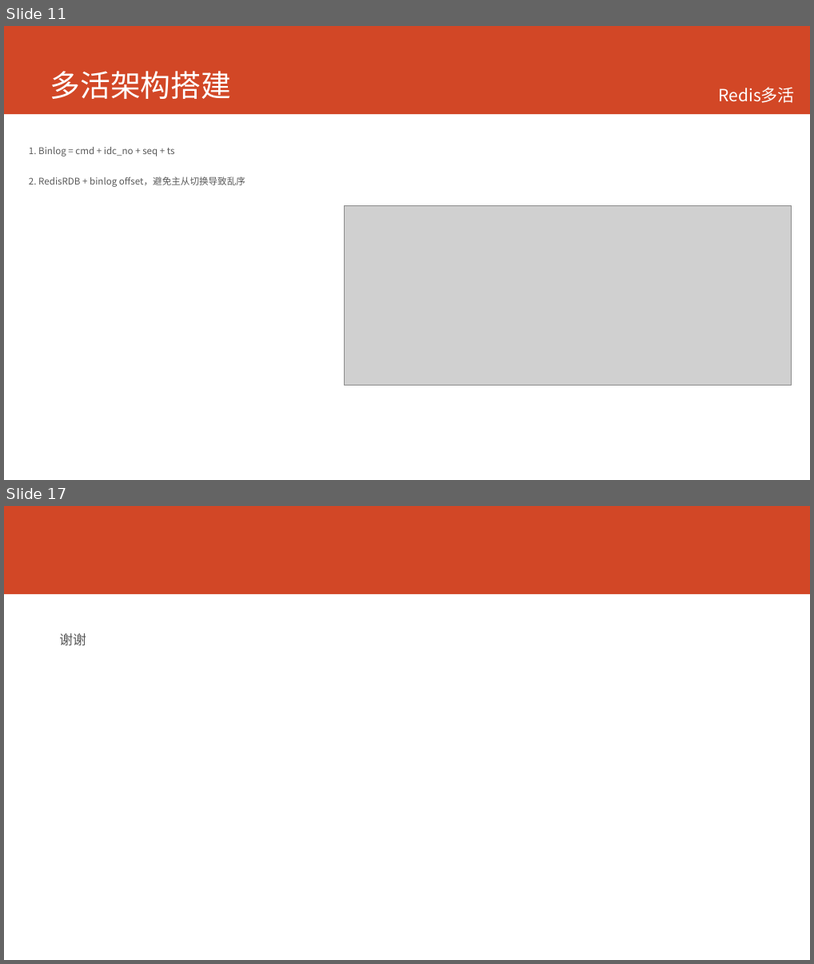
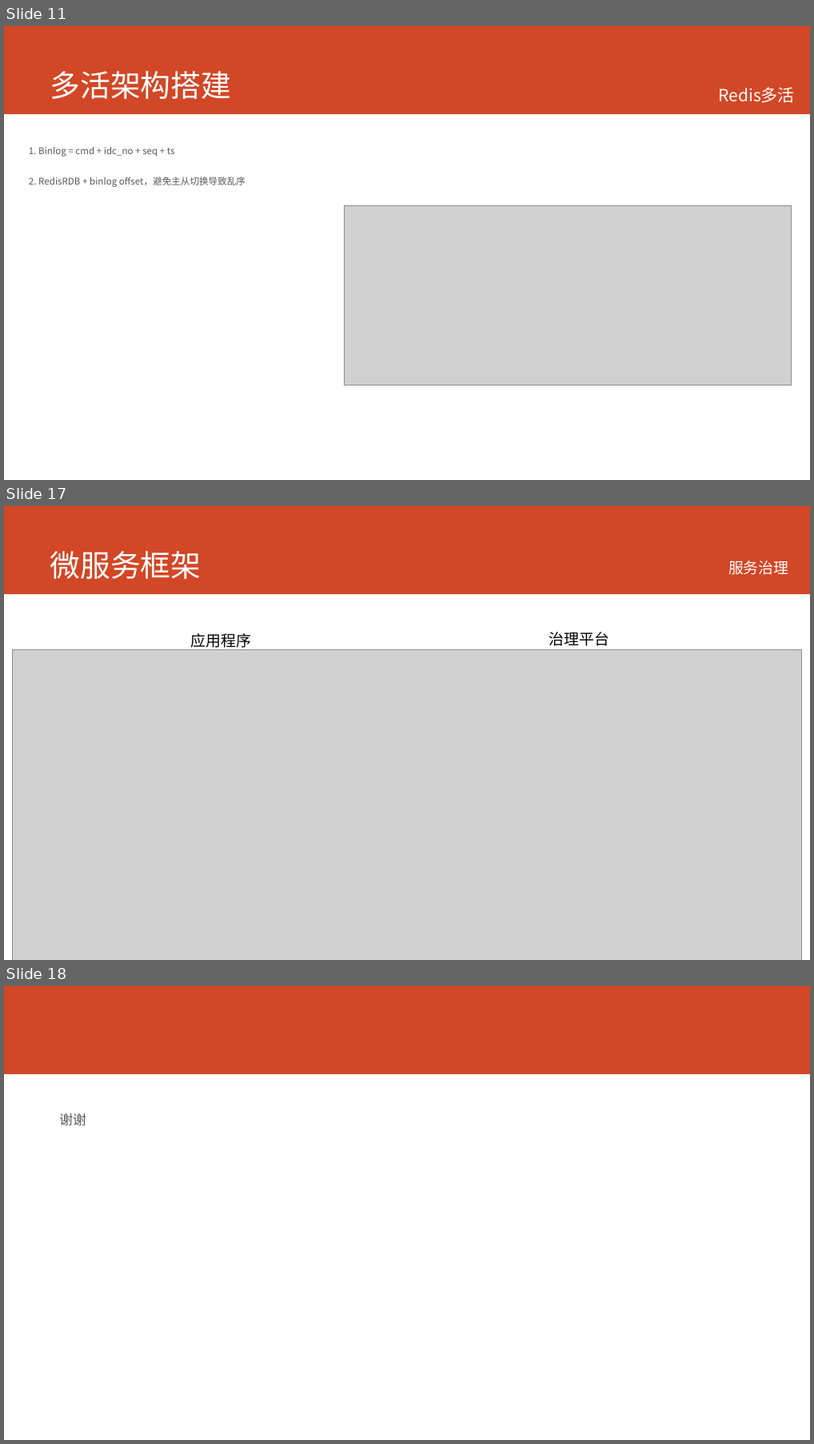
Before and after one commit to printfcoder/printfcoder, a slide deck: job/me/个人介绍.pptx. Shown one above the other, each under a label of ours: slides 11 and 17 before the commit, slides 11, 17 and 18 after it; the slides between them are not shown. The pictures are 814x964 and 814x1444 pixels, drawn with LibreOffice and Linux fonts; fonts in the diff are those of the drawing; grey boxes stand for pictures. Boxes give left, top, right and bottom in pixels: in the first picture for what was removed or moved away, otherwise in the second. Text is boxed around its words. In the diff, an @@ line names an element or a change of style, - is before the commit and + after.

```diff
--- a/job/me/个人介绍.pptx
+++ b/job/me/个人介绍.pptx
@@ slide 17 added at (4, 506, 810, 960), background #FFFFFF; not listed: 1 template element that a slide beside it also shows @@
@@ title added at (50, 551, 202, 579), 36 pt, text #FFFFFF @@
+微服务框架
@@ text added at (729, 560, 790, 575), 18 pt, text #FFFFFF @@
+服务治理
@@ text added at (190, 633, 251, 651), 18 pt, text #000000 @@
+应用程序
@@ text added at (549, 632, 610, 646), 18 pt, text #000000 @@
+治理平台
@@ picture added at (13, 650, 802, 960) @@
@@ what was slide 17 is now slide 18 @@
```
Also in this commit, not shown: 8 slides changed, 2 other files.
